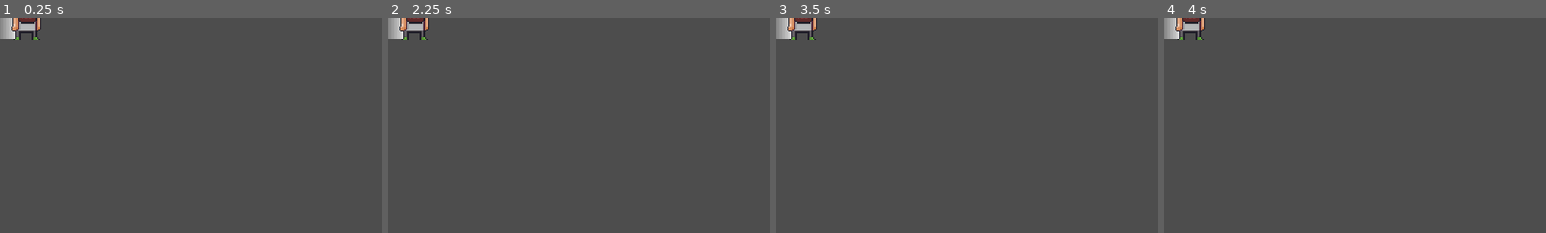
Above: before the commit, frames 1-4 (left to right).
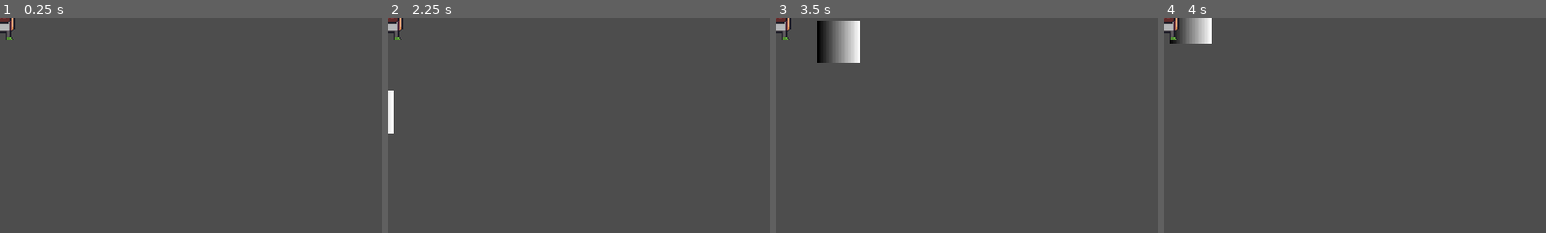
Above: after the commit, the same moments.

Repository: shi-reker/project-skinwalker
Game: Godot game, scene res://Scenes/world.tscn
The game is run twice, just before and just after one commit, with the same random seed, the same clock (stepped at 60 frames per second) and the same inputs.
Inputs:
- Up to frame 1 (0.25 s): no input
- Up to frame 2 (2.25 s): tap Enter at 0.5, 2 s; hold D (move_right, bound only after the commit) 0.53-1.28 s; hold E (interact) 0.53-1.28 s; tap Space at 1.25 s; hold S (move_down, bound only after the commit) 1.28-2.03 s; tap E (interact) at 1.35 s; hold D (move_right, bound only after the commit) from 2.03 s (still down); hold E (interact) from 2.03 s (still down)
- Up to frame 3 (3.5 s): release D (move_right, bound only after the commit) at 2.78 s; release E (interact) at 2.78 s; hold W (move_up, bound only after the commit) from 2.78 s (still down); tap E (interact) at 2.85 s
- Up to frame 4 (4 s): release W (move_up, bound only after the commit) at 3.53 s; hold A (move_left, bound only after the commit) from 3.53 s (still down); hold E (interact) from 3.53 s (still down)
The pictures show only the part of the screen within x 0-50%, y 0-50%; the shares and areas given below are measured in that part.

The runs differ from the first frame. In frame 1, 0.9% of the frame differs, in the area x 0-11%, y 0-11%; in frame 2, 1.2%; in frame 3, 2.7%, in the area x 0-22%, y 0-21%; in frame 4, 1.3%.
Error after the commit: Parse Error: Too few arguments for "move_to()" call. Expected at least 2 but received 1. (res://Scripts/StateMachines/StalkerStates/pursuit_state.gd:9)

Commit message:
player input control movement

Diff:
--- a/Resources/Player/player_moveDef.tres
+++ b/Resources/Player/player_moveDef.tres
@@ -4,8 +4,8 @@
 
 [resource]
 script = ExtResource("1_b55ey")
-walk_speed = 1.0
-run_speed = 2.0
-acceleration = 1.0
-deceleration = 1.0
+walk_speed = 180.0
+run_speed = 240.0
+acceleration = 1000.0
+deceleration = 1200.0
 metadata/_custom_type_script = "uid://drtrxby0qypyv"
--- a/Resources/Stalker/stalker_move_res.tres
+++ b/Resources/Stalker/stalker_move_res.tres
@@ -4,8 +4,8 @@
 
 [resource]
 script = ExtResource("1_l32gn")
-walk_speed = 3.0
-run_speed = 5.0
-acceleration = 2.0
-deceleration = 2.0
+walk_speed = 180.0
+run_speed = 240.0
+acceleration = 1000.0
+deceleration = 1200.0
 metadata/_custom_type_script = "uid://drtrxby0qypyv"
--- a/Scenes/Actors/player.tscn
+++ b/Scenes/Actors/player.tscn
@@ -4,6 +4,7 @@
 [ext_resource type="Script" uid="uid://vc0g7sdmcnqh" path="res://Scripts/Components/movement_component.gd" id="2_movement"]
 [ext_resource type="Script" uid="uid://pm6p8ifuqg4d" path="res://Scripts/StateMachines/player_state_machine.gd" id="3_state_machine"]
 [ext_resource type="Script" uid="uid://ijcu5f51cw6y" path="res://Scripts/StateMachines/PlayerStates/idle_state.gd" id="4_mqoqv"]
+[ext_resource type="Resource" uid="uid://c1x5dk6jqle6b" path="res://Resources/Player/player_moveDef.tres" id="5_movement_definition"]
 
 [sub_resource type="Gradient" id="Gradient_87pht"]
 
@@ -23,6 +24,8 @@
 
 [node name="MovementComponent" type="Node" parent="Components" unique_id=478005862]
 script = ExtResource("2_movement")
+movement_definition = ExtResource("5_movement_definition")
+actor = NodePath("../..")
 
 [node name="StateMachine" type="Node" parent="." unique_id=1831636250]
 script = ExtResource("3_state_machine")
--- a/Scenes/test_world.tscn
+++ b/Scenes/test_world.tscn
@@ -37,7 +37,7 @@
 [node name="Actors" type="Node2D" parent="." unique_id=1349509614]
 
 [node name="Player" parent="Actors" unique_id=1081840922 instance=ExtResource("3_kt01x")]
-position = Vector2(605, 184)
+position = Vector2(511, 196)
 
 [node name="Stalker" parent="Actors" unique_id=1292121425 instance=ExtResource("4_p7j4p")]
 position = Vector2(265, 205)
--- a/Scripts/Actors/player.gd
+++ b/Scripts/Actors/player.gd
@@ -15,6 +15,12 @@
 	state_machine.setup(self)
 	interact_pop_up.hide()
 
+func _physics_process(delta: float) -> void:
+	movement.move_with_input(
+		Input.get_vector("move_left", "move_right", "move_up", "move_down"),
+		delta
+	)
+
 func set_interaction_available(available: bool, position: Vector2 = global_position) -> void:
 	can_interact = available
 	interact_pop_up.visible = available
@@ -27,11 +33,17 @@
 		get_viewport().set_input_as_handled()
 		can_interact = true
 
+
 func _on_detect_area_area_entered(area: Area2D) -> void:
 	if area is InteractableComponent:
 		set_interaction_available(true, area.global_position)
 		cur_interactables.push_back(area)
 
+
 func _on_detect_area_area_exited(area: Area2D) -> void:
 	if area is InteractableComponent:
 		cur_interactables.erase(area)
+		if cur_interactables.is_empty():
+			set_interaction_available(false)
+		else:
+			set_interaction_available(true, cur_interactables[0].global_position)
--- a/Scripts/Components/movement_component.gd
+++ b/Scripts/Components/movement_component.gd
@@ -7,11 +7,34 @@
 var target_position: Vector2 = Vector2.ZERO
 var target_velocity: Vector2 = Vector2.ZERO
 
-func move_to(destination: Vector2) -> void:
-	actor.velocity.x = move_toward(actor.velocity.x, destination.x, movement_definition.walk_speed)
-	actor.velocity.y = move_toward(actor.velocity.y, destination.y, movement_definition.walk_speed)
+func _ready() -> void:
+	if actor == null:
+		actor = get_parent().get_parent() as CharacterBody2D
 
+func move_with_input(direction: Vector2, delta: float) -> void:
+	input_direction = direction.normalized()
+	_apply_movement(input_direction, delta)
+
+func move_to(destination: Vector2, delta: float) -> void:
+	if actor == null or movement_definition == null:
+		return
+	target_position = destination
+	var direction := actor.global_position.direction_to(destination)
+	if actor.global_position.is_equal_approx(destination):
+		direction = Vector2.ZERO
+	_apply_movement(direction, delta)
+
+func stop_movement() -> void:
+	if actor == null:
+		return
+	actor.velocity = Vector2.ZERO
 	actor.move_and_slide()
 
-func stop_movement() -> void:
-	pass
+func _apply_movement(direction: Vector2, delta: float) -> void:
+	if actor == null or movement_definition == null:
+		return
+	var target_speed := movement_definition.walk_speed if direction != Vector2.ZERO else 0.0
+	target_velocity = direction * target_speed
+	var rate := movement_definition.acceleration if direction != Vector2.ZERO else movement_definition.deceleration
+	actor.velocity = actor.velocity.move_toward(target_velocity, rate * delta)
+	actor.move_and_slide()
--- a/project.godot
+++ b/project.godot
@@ -28,6 +28,30 @@
 , Object(InputEventMouseButton,"resource_local_to_scene":false,"resource_name":"","device":-1,"window_id":0,"alt_presse …(250 unchanged characters)…
 ]
 }
+move_left={
+"deadzone": 0.5,
+"events": [Object(InputEventKey,"resource_local_to_scene":false,"resource_name":"","device":-1,"window_id":0,"alt_pressed":false,"shift_pressed":false,"ctrl_pressed":false,"meta_pressed":false,"pressed":false,"keycode":0,"physical_keycode":65,"key_label":0,"unicode":0,"location":0,"echo":false,"script":null)
+, Object(InputEventKey,"resource_local_to_scene":false,"resource_name":"","device":-1,"window_id":0,"alt_pressed":false,"shift_pressed":false,"ctrl_pressed":false,"meta_pressed":false,"pressed":false,"keycode":4194311,"physical_keycode":0,"key_label":0,"unicode":0,"location":0,"echo":false,"script":null)
+]
+}
+move_right={
+"deadzone": 0.5,
+"events": [Object(InputEventKey,"resource_local_to_scene":false,"resource_name":"","device":-1,"alt_pressed":false,"shift_pressed":false,"ctrl_pressed":false,"meta_pressed":false,"pressed":false,"keycode":0,"physical_keycode":68,"key_label":0,"unicode":0,"location":0,"echo":false,"script":null)
+, Object(InputEventKey,"resource_local_to_scene":false,"resource_name":"","device":-1,"alt_pressed":false,"shift_pressed":false,"ctrl_pressed":false,"meta_pressed":false,"pressed":false,"keycode":4194313,"physical_keycode":0,"key_label":0,"unicode":0,"location":0,"echo":false,"script":null)
+]
+}
+move_up={
+"deadzone": 0.5,
+"events": [Object(InputEventKey,"resource_local_to_scene":false,"resource_name":"","device":-1,"alt_pressed":false,"shift_pressed":false,"ctrl_pressed":false,"meta_pressed":false,"pressed":false,"keycode":0,"physical_keycode":87,"key_label":0,"unicode":0,"location":0,"echo":false,"script":null)
+, Object(InputEventKey,"resource_local_to_scene":false,"resource_name":"","device":-1,"window_id":0,"alt_pressed":false,"shift_pressed":false,"ctrl_pressed":false,"meta_pressed":false,"pressed":false,"keycode":4194320,"physical_keycode":0,"key_label":0,"unicode":0,"location":0,"echo":false,"script":null)
+]
+}
+move_down={
+"deadzone": 0.5,
+"events": [Object(InputEventKey,"resource_local_to_scene":false,"resource_name":"","device":-1,"alt_pressed":false,"shift_pressed":false,"ctrl_pressed":false,"meta_pressed":false,"pressed":false,"keycode":0,"physical_keycode":83,"key_label":0,"unicode":0,"location":0,"echo":false,"script":null)
+, Object(InputEventKey,"resource_local_to_scene":false,"resource_name":"","device":-1,"window_id":0,"alt_pressed":false,"shift_pressed":false,"ctrl_pressed":false,"meta_pressed":false,"pressed":false,"keycode":4194322,"physical_keycode":0,"key_label":0,"unicode":0,"location":0,"echo":false,"script":null)
+]
+}
 
 [physics]
 
